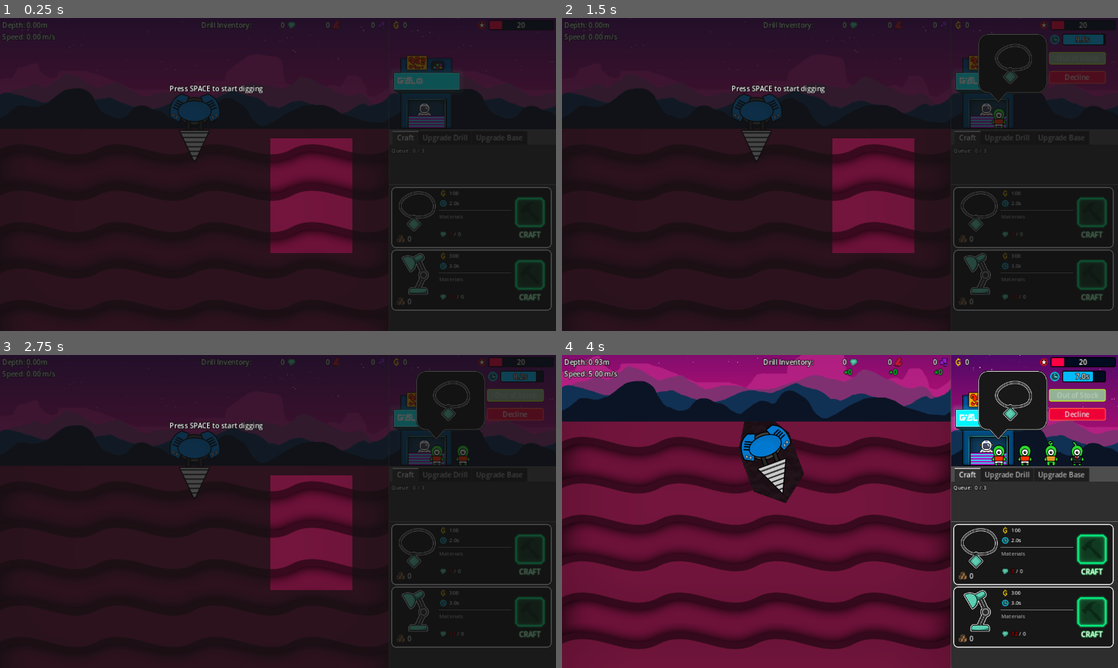
Above: before the commit, frames 1-4 (two rows, left to right).
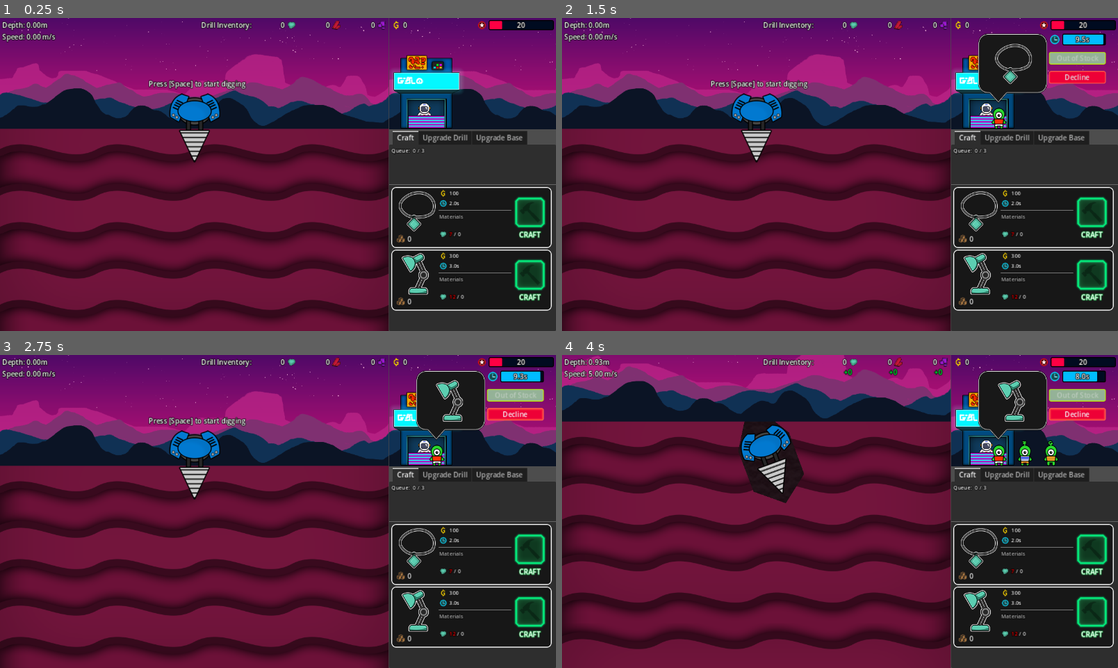
Above: after the commit, the same moments.

Repository: aNotSoCleverName/mechanicore
Game: Godot game, scene res://Main.tscn
Two runs of this game, one before a commit and one after it. Both use one fixed random seed, a clock stepped at 60 frames per second and the inputs below.
Inputs:
- Up to frame 1 (0.25 s): no input
- Up to frame 2 (1.5 s): click "Continue" at 0.5 s; click "Continue" at 1.25 s
- Up to frame 3 (2.75 s): click "Decline" at 2 s
- Up to frame 4 (4 s): tap Space at 2.75 s; hold Right (ui_right) 2.78-3.53 s; hold Enter (ui_accept) 2.78-3.53 s; tap A at 3.5 s; hold Down (ui_down) from 3.53 s (still down); tap R at 3.6 s; tap Enter (ui_accept) at 3.77, 3.8 s

The runs differ from the first frame. In frame 1, 71% of the frame differs, in the area x 0-100%, y 0-100%; in frame 2, 69%; in frame 3, 69%; in frame 4, 0.7%.

Commit message:
Start digging tutorial is now just a label instead of overlay. Also added change direction tutorial

Diff:
--- a/Game.tscn
+++ b/Game.tscn
@@ -1,13 +1,16 @@
-[gd_scene load_steps=10 format=3 uid="uid://dij236dtc6ebs"]
+[gd_scene load_steps=13 format=3 uid="uid://dij236dtc6ebs"]
 
 [ext_resource type="PackedScene" uid="uid://qh6srgn7krbr" path="res://Endless Run/Background/Parallax Background.tscn" id="1_py67n"]
 [ext_resource type="PackedScene" uid="uid://c0q46edypqnp0" path="res://Endless Run/Wall.tscn" id="2_3lbd5"]
 [ext_resource type="Script" path="res://Endless Run/Ores/Ore Manager.gd" id="3_q1us5"]
 [ext_resource type="Script" path="res://Endless Run/Bomb/Bomb Manager.gd" id="4_8v42n"]
 [ext_resource type="PackedScene" uid="uid://6hg1syki30xs" path="res://Endless Run/Drill/Drill.tscn" id="5_1yks2"]
+[ext_resource type="LabelSettings" uid="uid://ij0ls7r7u6aq" path="res://Global Style/Label Style - Outline Size16.tres" id="5_dlc4h"]
 [ext_resource type="Script" path="res://Endless Run/Drill/Camera.gd" id="6_d74gh"]
+[ext_resource type="Script" path="res://Tutorial/Start Digging.gd" id="6_lim62"]
 [ext_resource type="Script" path="res://Endless Run/Drill/Drill Camera Timer.gd" id="7_giktt"]
 [ext_resource type="PackedScene" uid="uid://dllakqtlni1xh" path="res://Endless Run/Top Bar/Top Bar.tscn" id="8_d308r"]
+[ext_resource type="Script" path="res://Tutorial/Change Drill Direction.gd" id="8_mau23"]
 [ext_resource type="PackedScene" uid="uid://dx4xl0ya4o52y" path="res://Base/Base.tscn" id="9_0jxyd"]
 
 [node name="Game" type="HBoxContainer"]
@@ -48,6 +51,24 @@
 position = Vector2(448, 256)
 rotation = 1.5708
 
+[node name="Start Digging" type="Label" parent="Endless Run Container/Endless Run"]
+offset_left = 342.0
+offset_top = 140.0
+offset_right = 565.0
+offset_bottom = 163.0
+text = "Press [Space] to start digging"
+label_settings = ExtResource("5_dlc4h")
+script = ExtResource("6_lim62")
+
+[node name="Change Dir" type="Label" parent="Endless Run Container/Endless Run"]
+offset_left = 342.0
+offset_top = 750.0
+offset_right = 604.0
+offset_bottom = 773.0
+text = "Press [A] or [D] to switch direction"
+label_settings = ExtResource("5_dlc4h")
+script = ExtResource("8_mau23")
+
 [node name="Camera2D" type="Camera2D" parent="Endless Run Container/Endless Run"]
 offset = Vector2(0, 104)
 script = ExtResource("6_d74gh")
--- a/Main.gd
+++ b/Main.gd
@@ -1,6 +1,4 @@
 extends Control
-
-@onready var _drill: Drill = self.find_child("Drill", true);
 
 func _on_tree_entered():
 	SignalBus_Base.game_over.connect(
@@ -8,22 +6,3 @@
 			var gameOver: Control = preload("res://Game Over.tscn").instantiate();
 			self.add_child(gameOver);
 	)
-
-func _ready():
-	SignalBus_Tutorial.show_tutorial.emit(
-		self._drill,
-		"Press SPACE to start digging",
-		0.1
-	);
-
-func _input(event: InputEvent):
-	if !(event is InputEventKey):
-		return;
-
-	if !(SignalBus_Tutorial.hasStartedDigging):
-		if !(event.is_action_released("ui_accept")):
-			return;
-
-		SignalBus_Tutorial.hasStartedDigging = true;
-		SignalBus_Tutorial.hide_tutorial.emit();
-		return;
--- a/Main.tscn
+++ b/Main.tscn
@@ -87,6 +87,7 @@
 
 [node name="Tutorial Screen" type="Panel" parent="."]
 process_mode = 3
+visible = false
 material = SubResource("ShaderMaterial_qy17a")
 layout_mode = 0
 offset_right = 1280.0
--- /dev/null
+++ b/Tutorial/Change Drill Direction.gd
@@ -0,0 +1,15 @@
+extends Label
+
+@onready var _drill: Drill = GlobalProperty_EndlessRun.GetDrillNode(self);
+
+func _input(event: InputEvent):
+	if !(event is InputEventKey):
+		return;
+
+	if (self._drill._isDocked):
+		return;
+
+	if (!event.is_action_pressed("ui_left") && !event.is_action_released("ui_right")):
+		return;
+
+	self.queue_free();
--- /dev/null
+++ b/Tutorial/Start Digging.gd
@@ -0,0 +1,10 @@
+extends Label
+
+func _input(event: InputEvent):
+	if !(event is InputEventKey):
+		return;
+
+	if (!event.is_action_pressed("ui_accept")):
+		return;
+
+	self.queue_free();
